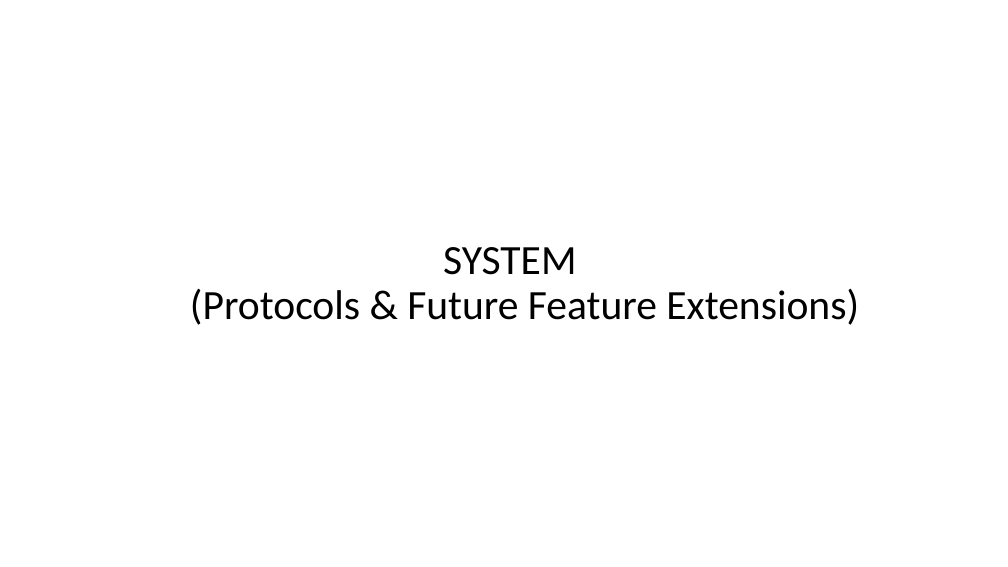
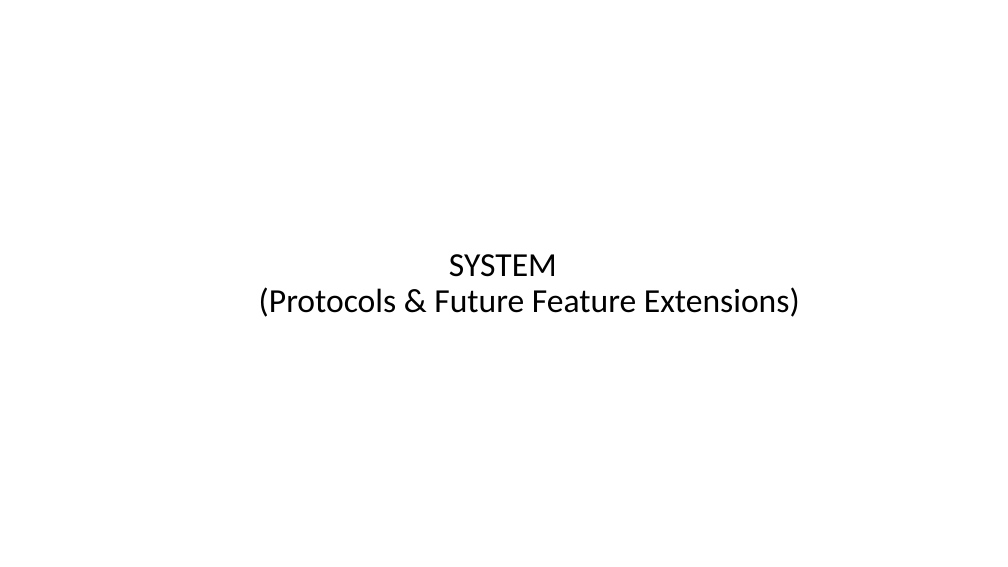
Before and after one commit to Contingent-Systems/modal_abstractions_presentations, a slide deck: slide 25 of upenn_may_24/proposal.pptx. Drawn at 1008x567 pixels with LibreOffice and Linux fonts; fonts in the diff are those of the drawing. Boxes give left, top, right and bottom in pixels: in the first picture for what was removed or moved away, otherwise in the second. Text is boxed around its words. In the diff, an @@ line names an element or a change of style, - is before the commit and + after.

```diff
--- a/upenn_may_24/proposal.pptx
+++ b/upenn_may_24/proposal.pptx
@@ text "SYSTEM (Protocols & Future Feature ..." at (259,254,800,317): size 39.6 to 32 pt @@
```
Also in this commit, not shown: 12 other slides changed.
